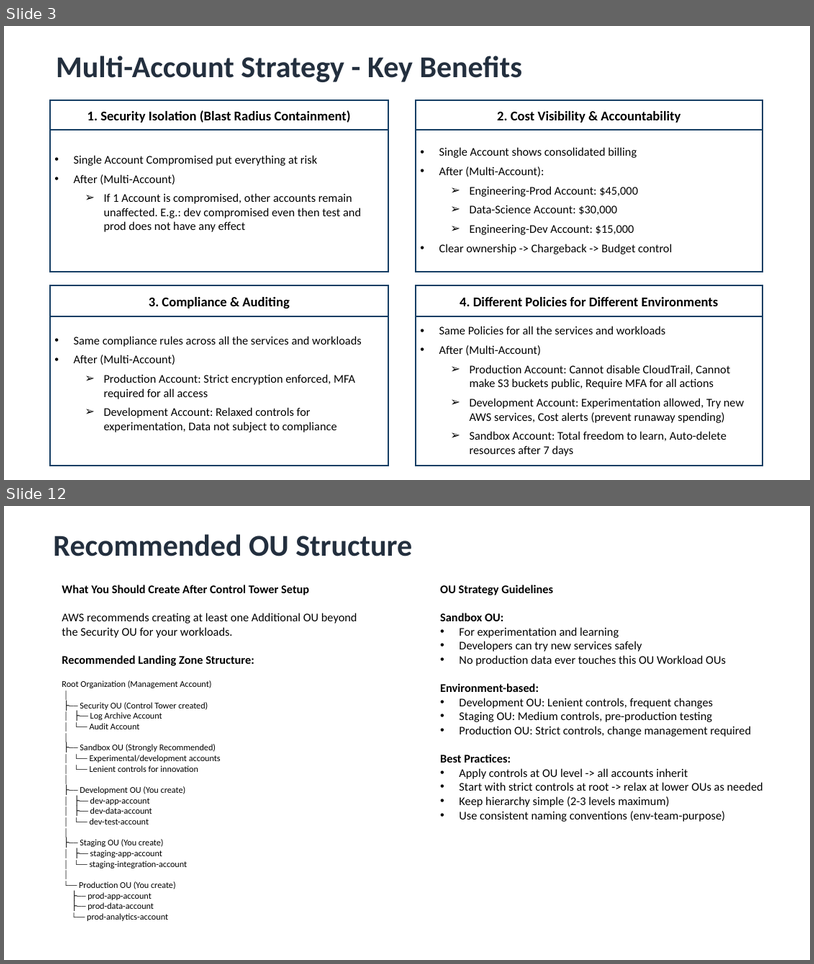
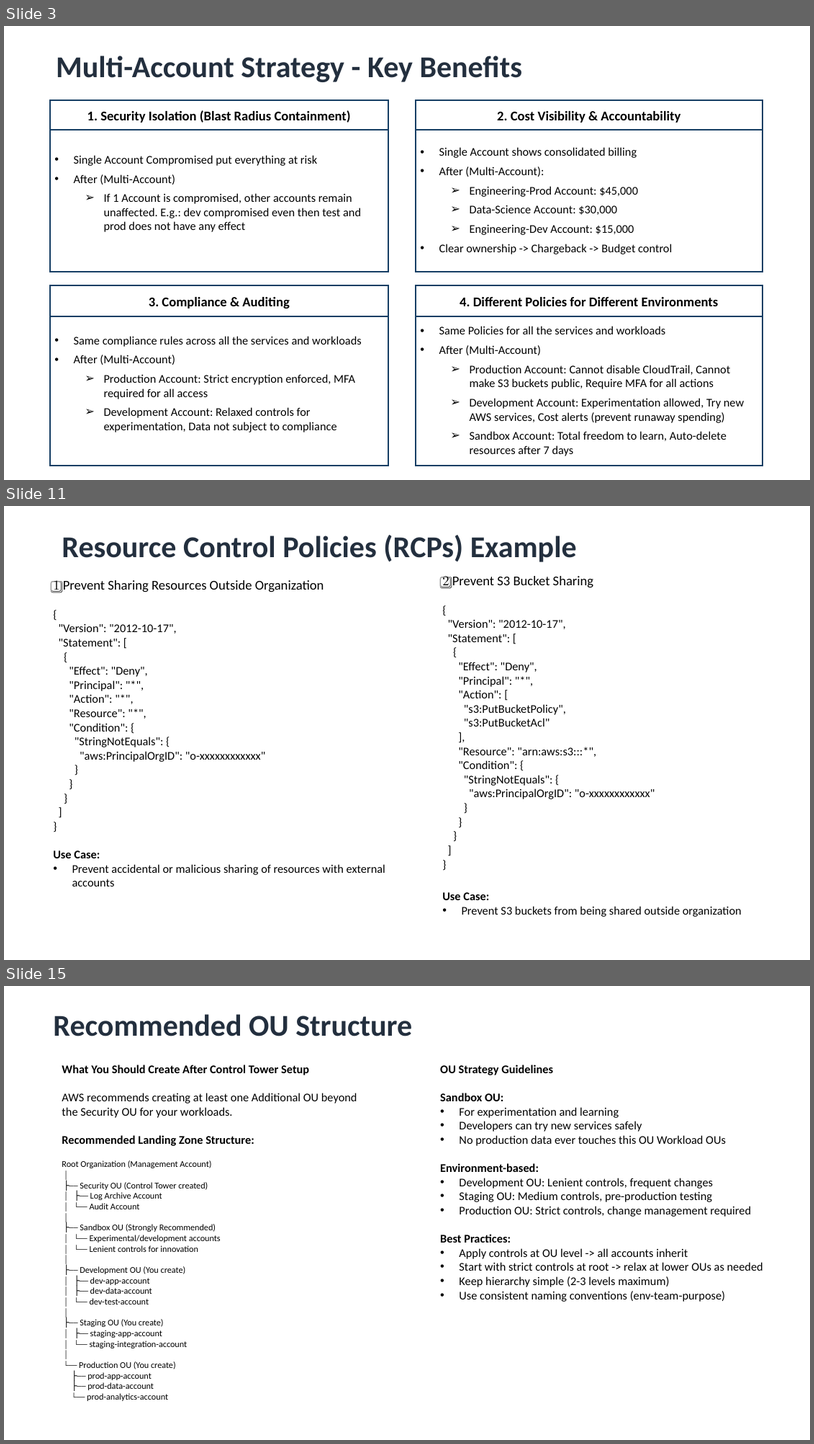
Before and after one commit to Adish786/PPMCAD13, a slide deck: AWS/Multi_Account_Governance&AWS_Control_Tower.pptx. Shown one above the other, each under a label of ours: slides 3 and 12 before the commit, slides 3, 11 and 15 after it; the slides between them are not shown. The pictures are 814x964 and 814x1444 pixels, drawn with LibreOffice and Linux fonts; fonts in the diff are those of the drawing. Boxes give left, top, right and bottom in pixels: in the first picture for what was removed or moved away, otherwise in the second. Text is boxed around its words. In the diff, an @@ line names an element or a change of style, - is before the commit and + after.

```diff
--- a/AWS/Multi_Account_Governance&AWS_Control_Tower.pptx
+++ b/AWS/Multi_Account_Governance&AWS_Control_Tower.pptx
@@ slide 11 added at (4,506,810,960), background #FFFFFF @@
@@ text added at (62,535,577,562), 36 pt, text #232F3E, bold @@
+Resource Control Policies (RCPs) Example
@@ text added at (53,580,386,886), 14 pt, text #000000 @@
+1️⃣ Prevent Sharing Resources Outside Organization
+{
+"Version": "2012-10-17",
+"Statement": [
+{
+"Effect": "Deny",
+"Principal": "*",
+"Action": "*",
+"Resource": "*",
+"Condition": {
+"StringNotEquals": {
+"aws:PrincipalOrgID": "o-xxxxxxxxxxxx"
+}
+}
+}
+]
+}
+Use Case:
+• Prevent accidental or malicious sharing of resources with external accounts
@@ text added at (442,576,742,916), 14 pt, text #000000 @@
+2️⃣ Prevent S3 Bucket Sharing
+{
+"Version": "2012-10-17",
+"Statement": [
+{
+"Effect": "Deny",
+"Principal": "*",
+"Action": [
+"s3:PutBucketPolicy",
+"s3:PutBucketAcl"
+],
+"Resource": "arn:aws:s3:::*",
+"Condition": {
+"StringNotEquals": {
+"aws:PrincipalOrgID": "o-xxxxxxxxxxxx"
+}
+}
+}
+]
+}
+Use Case:
+• Prevent S3 buckets from being shared outside organization
@@ what was slide 12 is now slide 15 @@
```
Also in this commit, not shown: 10 slides changed, 12 other slides added, 1 other file.
